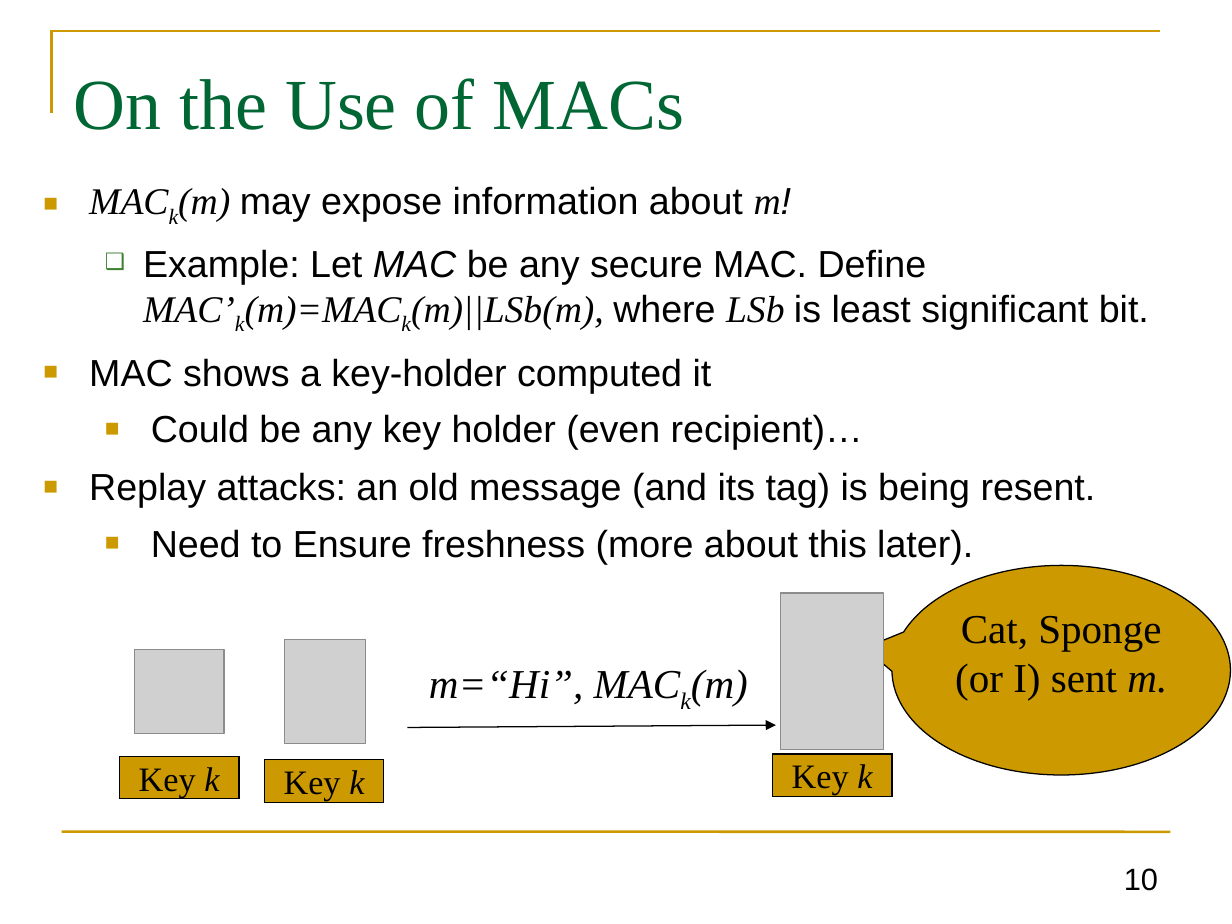
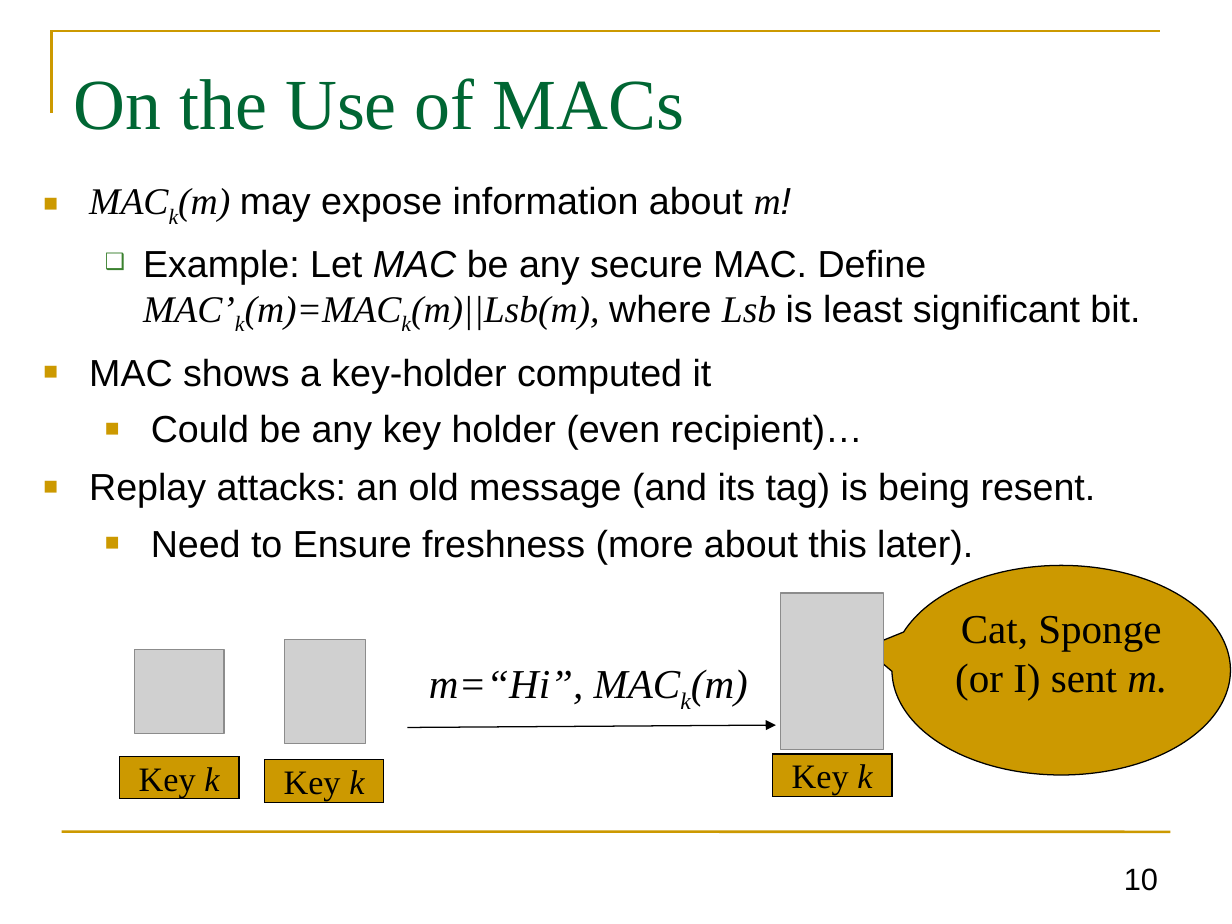
Before and after one commit to GhadaAlmashaqbeh/GhadaAlmashaqbeh.github.io, a slide deck: slide 10 of courses/cse3400-s2023/lecture5.pptx. Drawn at 1232x924 pixels with LibreOffice and Linux fonts; fonts in the diff are those of the drawing; grey boxes stand for pictures. Boxes give left, top, right and bottom in pixels: in the first picture for what was removed or moved away, otherwise in the second. Text is boxed around its words. In the diff, an @@ line names an element or a change of style, - is before the commit and + after.

```diff
--- a/courses/cse3400-s2023/lecture5.pptx
+++ b/courses/cse3400-s2023/lecture5.pptx
@@ text at <box>143,249,1140,331</box>: text changed @@
-  ❑ Example: Let MAC be any secure MAC. Define MAC’k(m)=MACk(m)||LSb(m), where LSb is least significant bit.
+  ❑ Example: Let MAC be any secure MAC. Define MAC’k(m)=MACk(m)||Lsb(m), where Lsb is least significant bit.
```
Also in this commit, not shown: 4 other slides changed, 4 other files.
